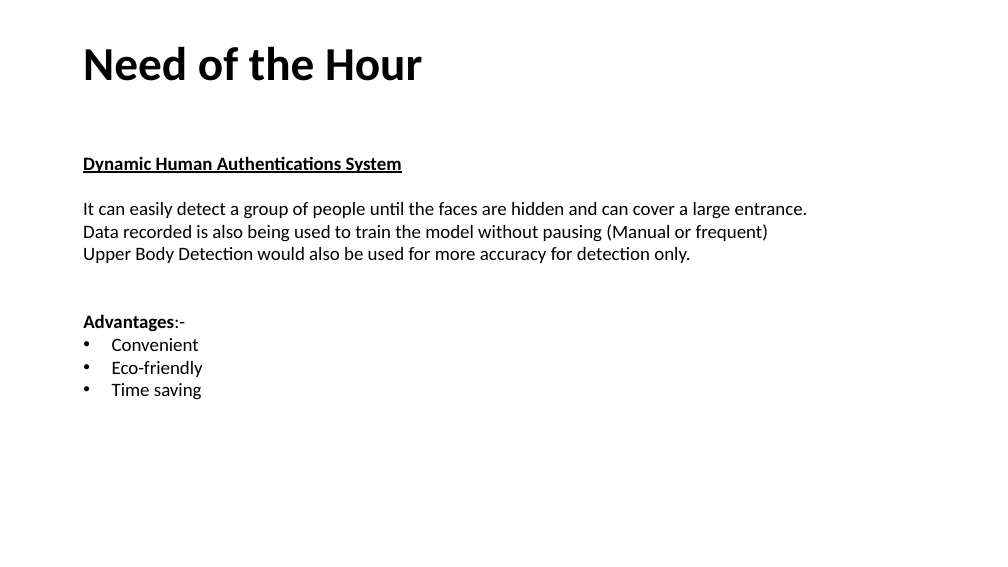
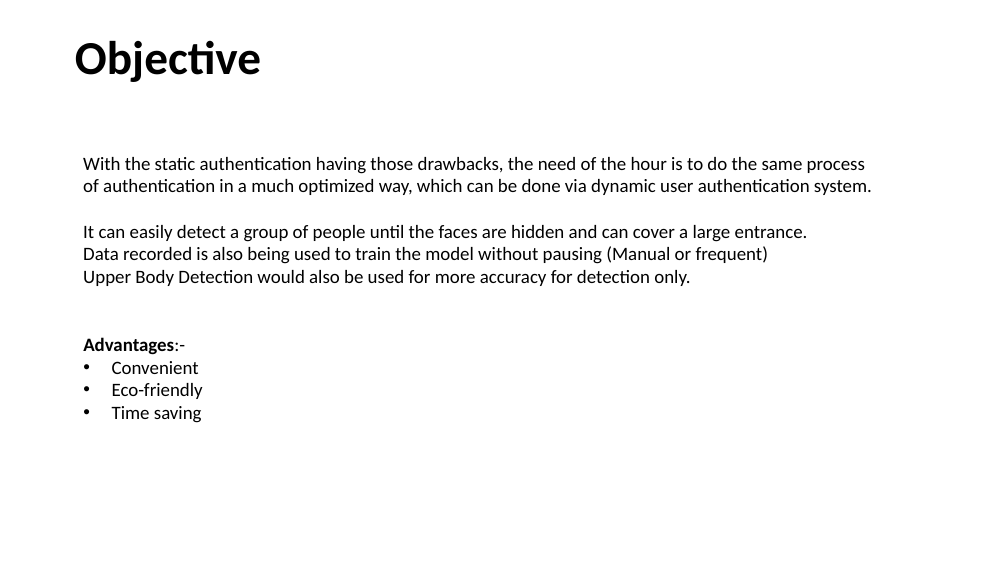
Before and after one commit to YugantKachroo/DHA, a slide deck: slide 4 of Minor.pptx. Drawn at 1008x567 pixels with LibreOffice and Linux fonts; fonts in the diff are those of the drawing. Boxes give left, top, right and bottom in pixels: in the first picture for what was removed or moved away, otherwise in the second. Text is boxed around its words. In the diff, an @@ line names an element or a change of style, - is before the commit and + after.

Commit message:
minor changes

```diff
--- a/Minor.pptx
+++ b/Minor.pptx
@@ text at box(75, 40, 261, 82): text changed @@
-Need of the Hour
+Objective
@@ text at box(83, 157, 872, 195): text changed; bold off @@
-Dynamic Human Authentications System
+With the static authentication having those drawbacks, the need of the hour is to do the same process of authentication in a much optimized way, which can be done via dynamic user authentication system.
```
Also in this commit, not shown: 1 other slide changed.
